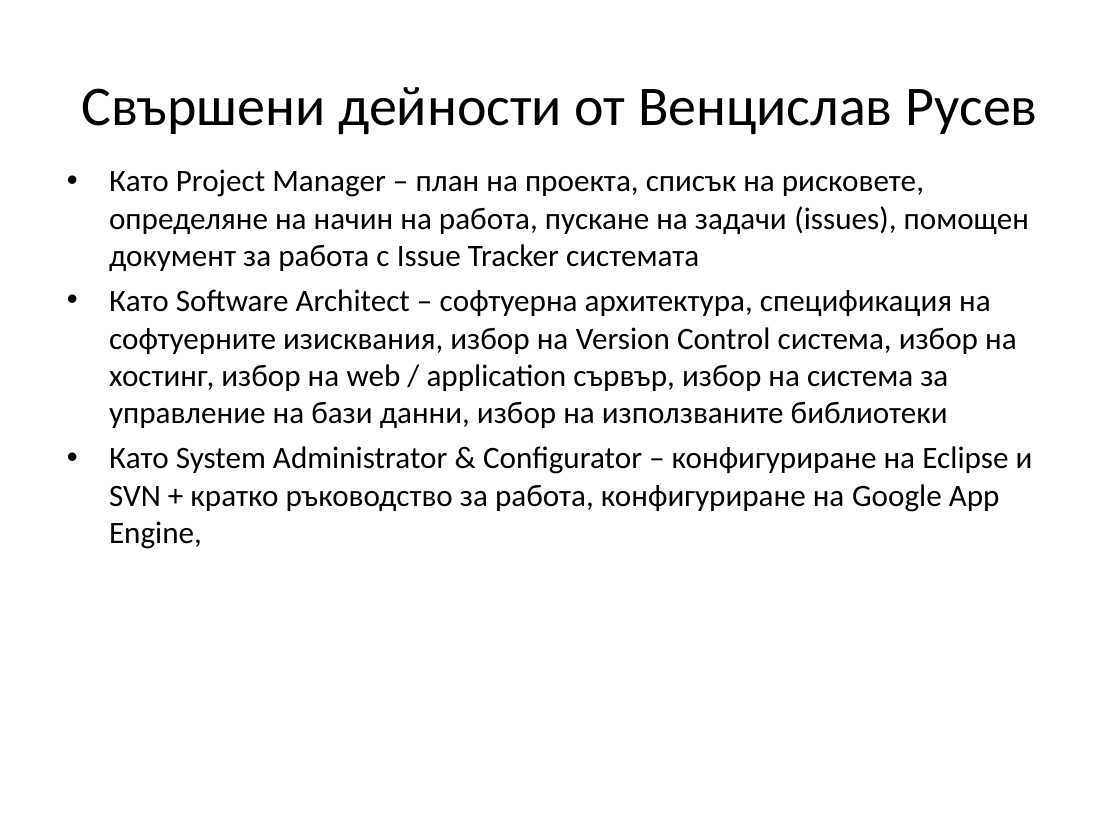
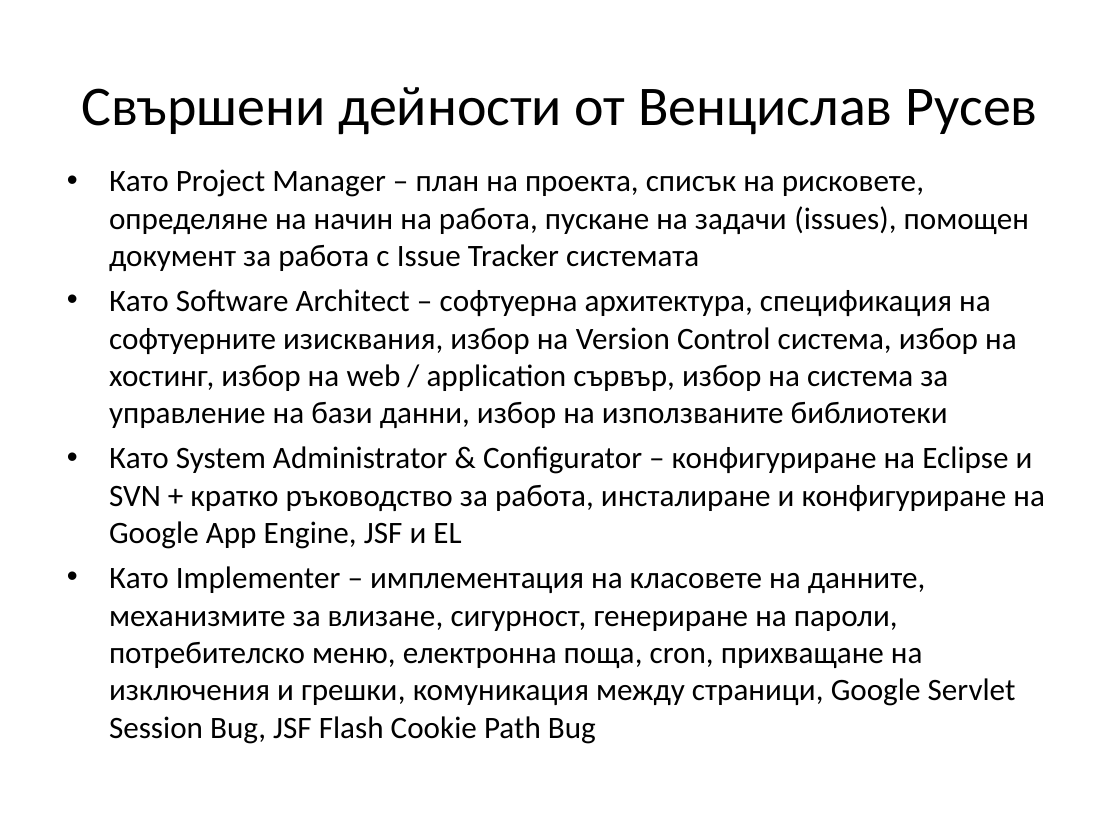
Before and after one commit to jasimcse/team2-strawberry, a slide deck: slide 15 of prezentaciq/venci.ppt (slide 12 before the commit). Drawn at 1120x840 pixels with LibreOffice and Linux fonts; fonts in the diff are those of the drawing. Boxes give left, top, right and bottom in pixels: in the first picture for what was removed or moved away, otherwise in the second. Text is boxed around its words. In the diff, an @@ line names an element or a change of style, - is before the commit and + after.

```diff
--- a/prezentaciq/venci.ppt
+++ b/prezentaciq/venci.ppt
@@ text at <box>109,446,1045,744</box>: text changed @@
-• Като System Administrator & Configurator – конфигуриране на Eclipse и SVN + кратко ръководство за работа, конфигуриране на Google App Engine,
+• Като System Administrator & Configurator – конфигуриране на Eclipse и SVN + кратко ръководство за работа, инсталиране и конфигуриране на Google App Engine, JSF и EL
+• Като Implementer – имплементация на класовете на данните, механизмите за влизане, сигурност, генериране на пароли, потребителско меню, електронна поща, cron, прихващане на изключения и грешки, комуникация между страници, Google Servlet Session Bug, JSF Flash Cookie Path Bug
```
Also in this commit, not shown: 5 other slides changed, 9 slides added, 2 slides removed.
